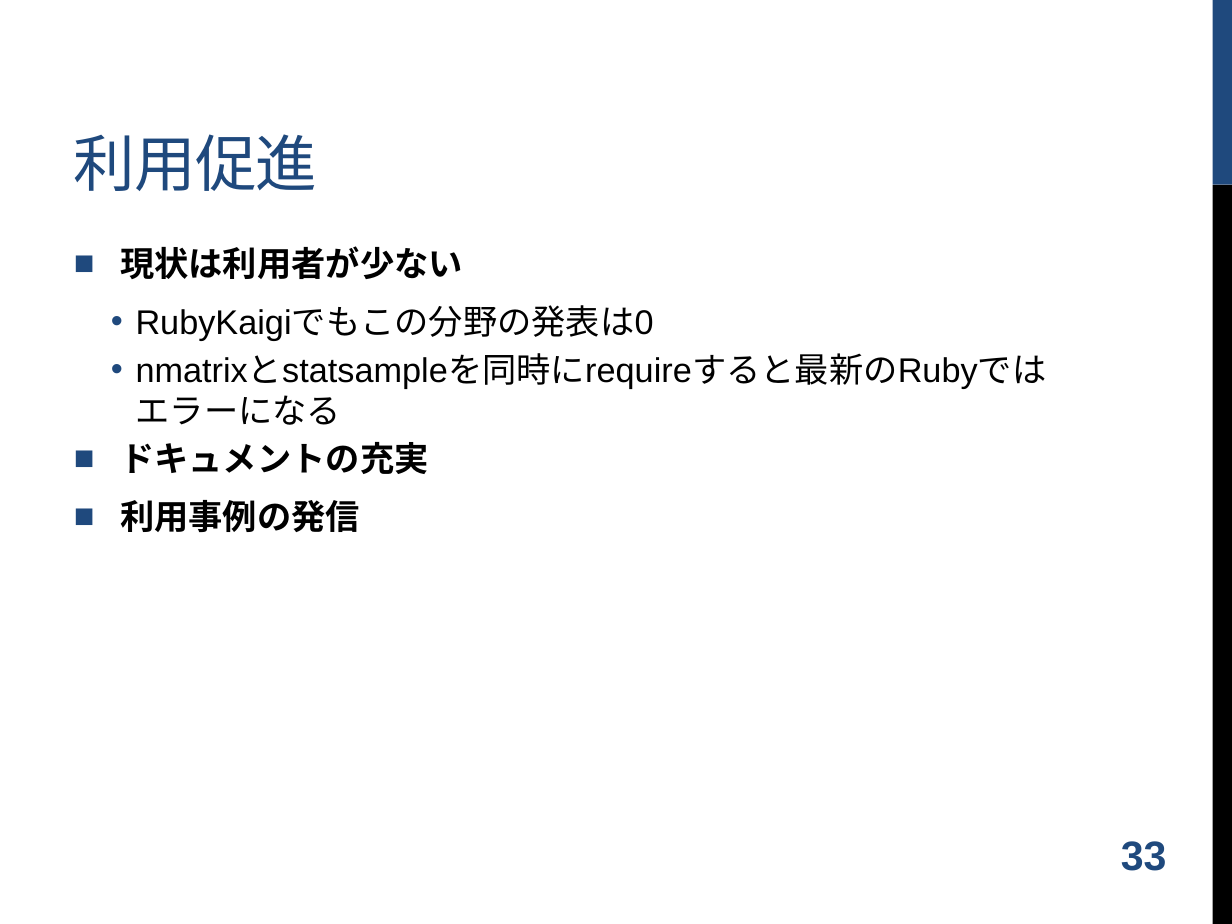
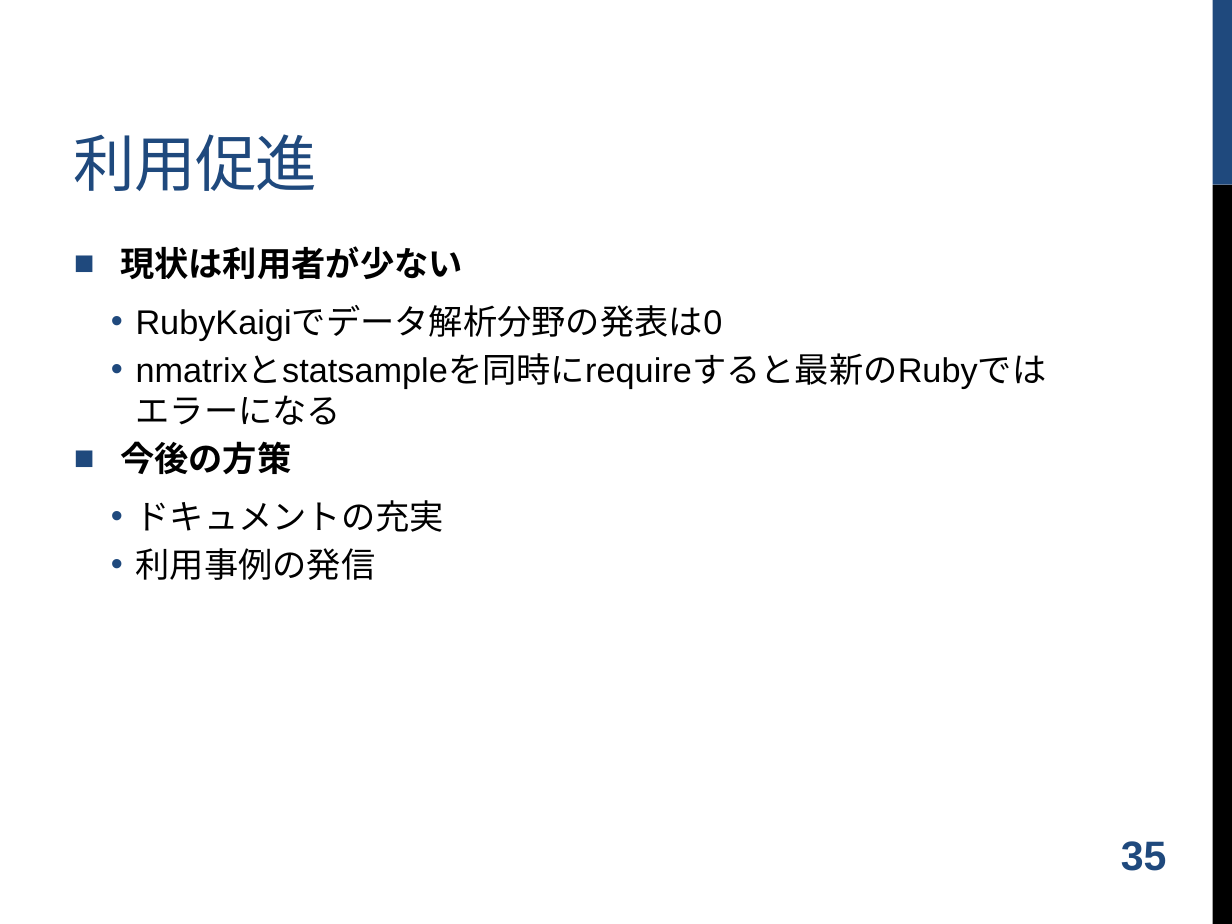
Before and after one commit to shugo/DCW2016, a slide deck: slide 36 of ruby_data_analysis.pptx (slide 34 before the commit). Drawn at 1232x924 pixels with LibreOffice and Linux fonts; fonts in the diff are those of the drawing; background and template pictures are left out. Boxes give left, top, right and bottom in pixels: in the first picture for what was removed or moved away, otherwise in the second. Text is boxed around its words. In the diff, an @@ line names an element or a change of style, - is before the commit and + after.

```diff
--- a/ruby_data_analysis.pptx
+++ b/ruby_data_analysis.pptx
@@ text at <box>136,307,723,341</box>: text changed @@
-  • RubyKaigiでもこの分野の発表は0
+  • RubyKaigiでデータ解析分野の発表は0
@@ text at <box>120,441,291,474</box>: paragraph added @@
+■ 今後の方策
@@ text at <box>136,500,444,580</box>: bold off in "ドキュメントの充実", "利用事例の発信"; bullet ■ to •; list level 1 to 2 in "ドキュメントの充実"; list level 1 to 2 in "利用事例の発信" @@
@@ page number at <box>1121,841,1167,871</box>: text changed @@
-33
+35
```
Also in this commit, not shown: 8 other slides changed, 8 slides added, 4 slides removed, 2 other files.
